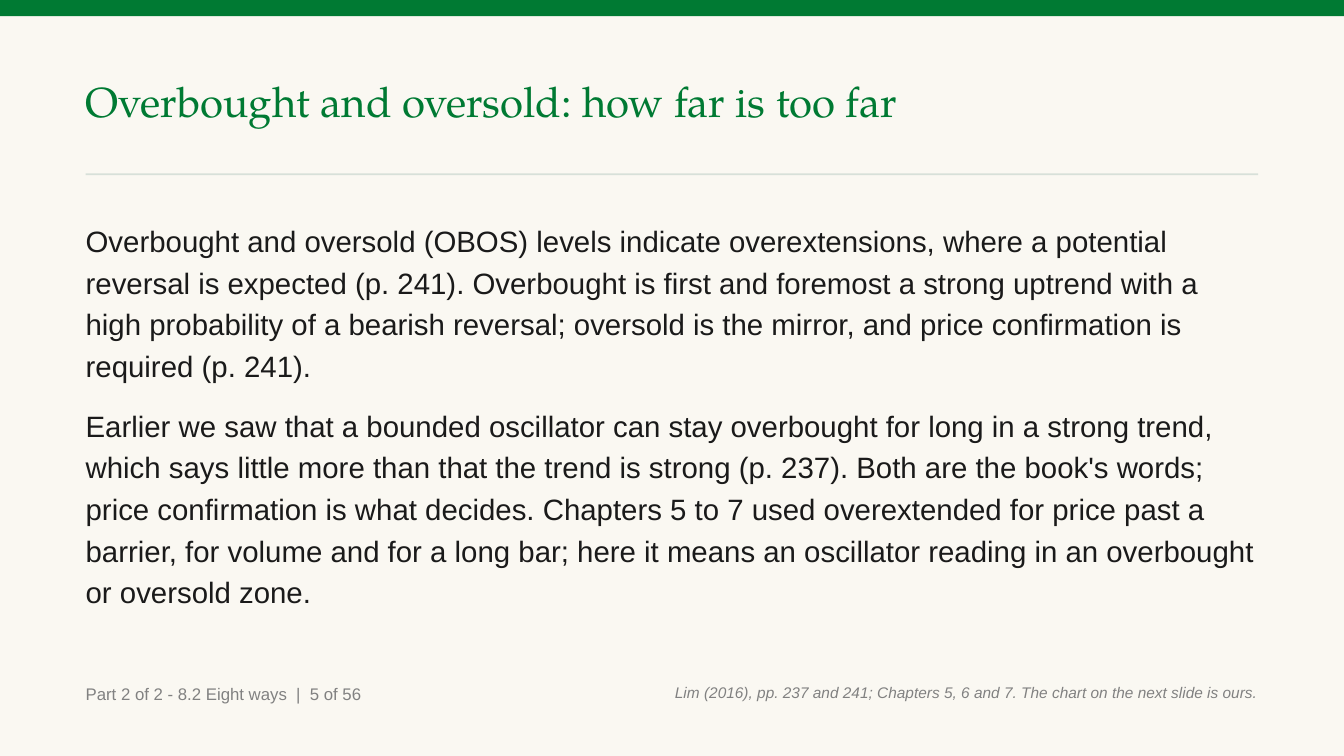
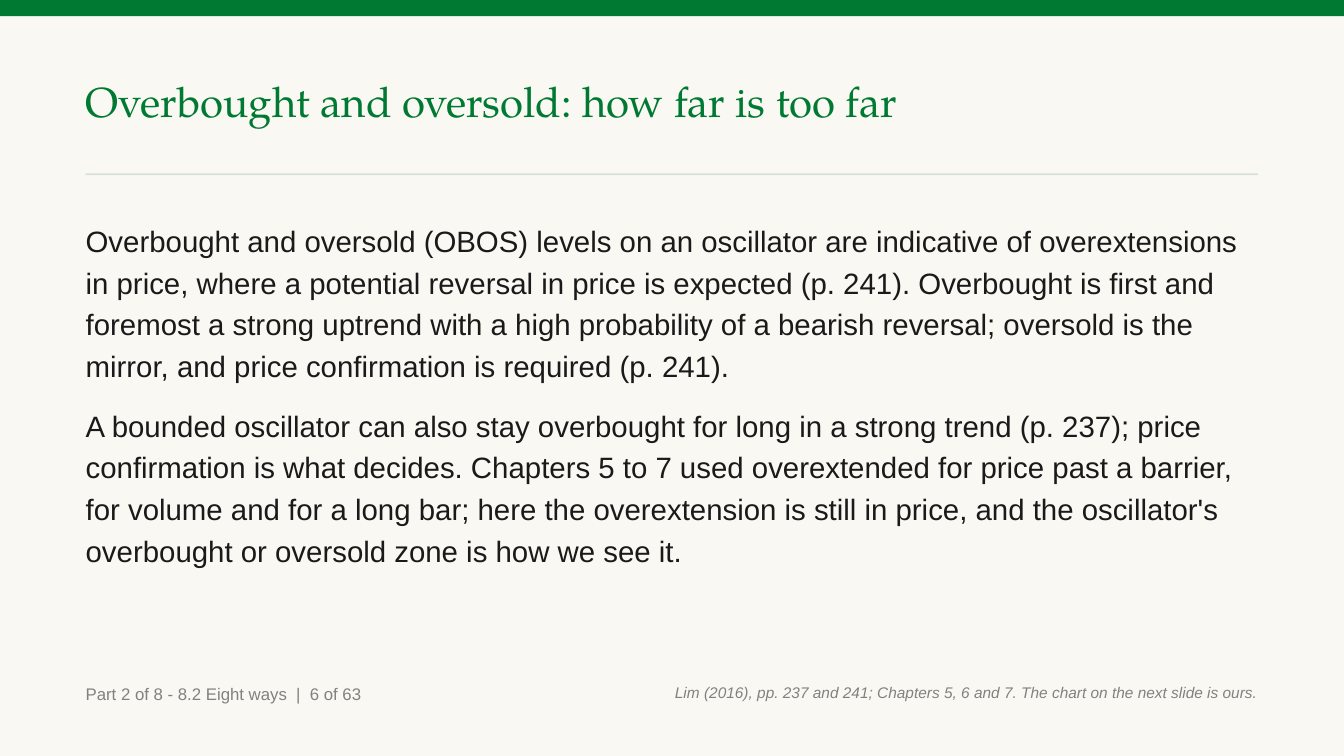
Before and after one commit to benjiesotelo-sudo/Telos_FIN1209, a slide deck: slide 62 of chapter-08/FIN1209-Chapter-08-Student-Edition.pptx (slide 59 before the commit). Drawn at 1344x756 pixels with LibreOffice and Linux fonts; fonts in the diff are those of the drawing. Boxes give left, top, right and bottom in pixels: in the first picture for what was removed or moved away, otherwise in the second. Text is boxed around its words. In the diff, an @@ line names an element or a change of style, - is before the commit and + after.

Commit message:
Chapter 8 Part A: apply strict read 1 (both halves): Chapter 7 footer form, first and second class wording, new charts, marks on the thing named, larger figures

```diff
--- a/chapter-08/FIN1209-Chapter-08-Student-Edition.pptx
+++ b/chapter-08/FIN1209-Chapter-08-Student-Edition.pptx
@@ text at [86, 230, 1237, 567]: text changed @@
-Overbought and oversold (OBOS) levels indicate overextensions, where a potential reversal is expected (p. 241). Overbought is first and foremost a strong uptrend with a high probability of a bearish reversal; oversold is the mirror, and price confirmation is required (p. 241).
-Earlier we saw that a bounded oscillator can stay overbought for long in a strong trend, which says little more than that the trend is strong (p. 237). Both are the book's words; price confirmation is what decides. Chapters 5 to 7 used overextended for price past a barrier, for volume and for a long bar; here it means an oscillator reading in an overbought or oversold zone.
+Overbought and oversold (OBOS) levels on an oscillator are indicative of overextensions in price, where a potential reversal in price is expected (p. 241). Overbought is first and foremost a strong uptrend with a high probability of a bearish reversal; oversold is the mirror, and price confirmation is required (p. 241).
+A bounded oscillator can also stay overbought for long in a strong trend (p. 237); price confirmation is what decides. Chapters 5 to 7 used overextended for price past a barrier, for volume and for a long bar; here the overextension is still in price, and the oscillator's overbought or oversold zone is how we see it.
@@ text at [86, 688, 361, 704]: text changed @@
-Part 2 of 2 - 8.2 Eight ways | 5 of 56
+Part 2 of 8 - 8.2 Eight ways | 6 of 63
```
Also in this commit, not shown: 105 other slides changed, 11 slides added, 2 slides removed, 10 other files.
